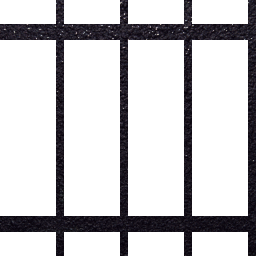
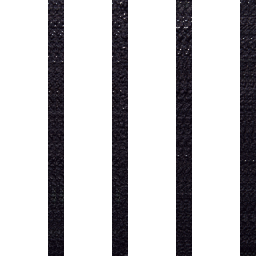
Two versions of the same layered image (256 x 256). Layer-by-layer changes:
added layer "Copy of Paint Layer 2 (pasted) Merged" above "Paint Layer 2 (pasted)" over [0, 0, 248, 256]
hid "Paint Layer 2 (pasted)", painted on it over [0, 0, 248, 256]
